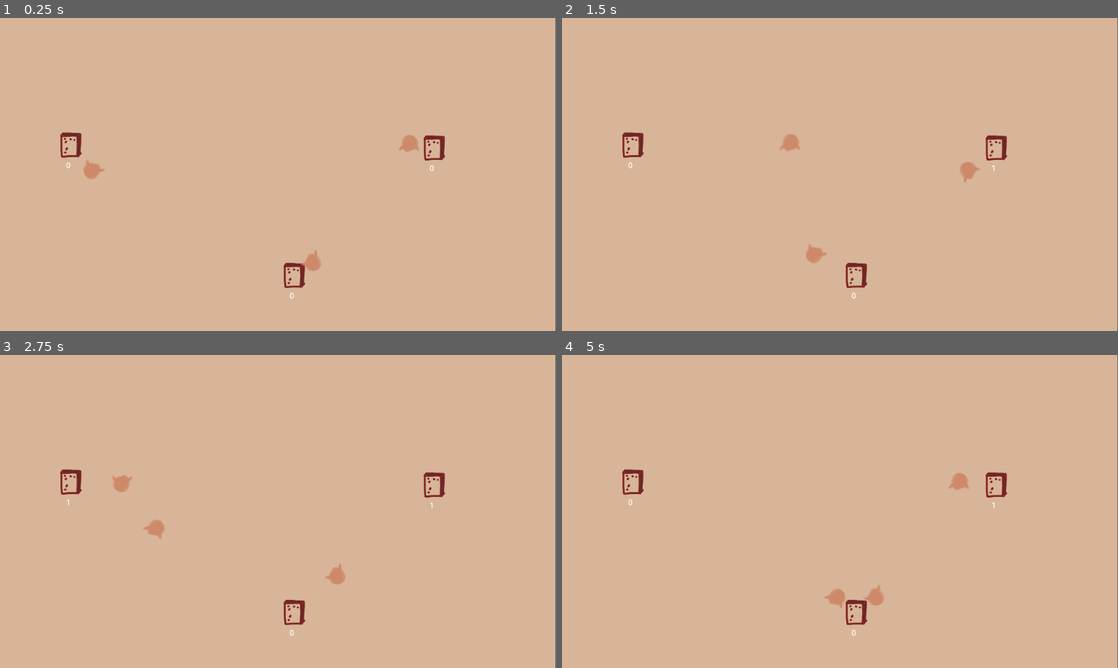
Above: before the commit, frames 1-4 (two rows, left to right).
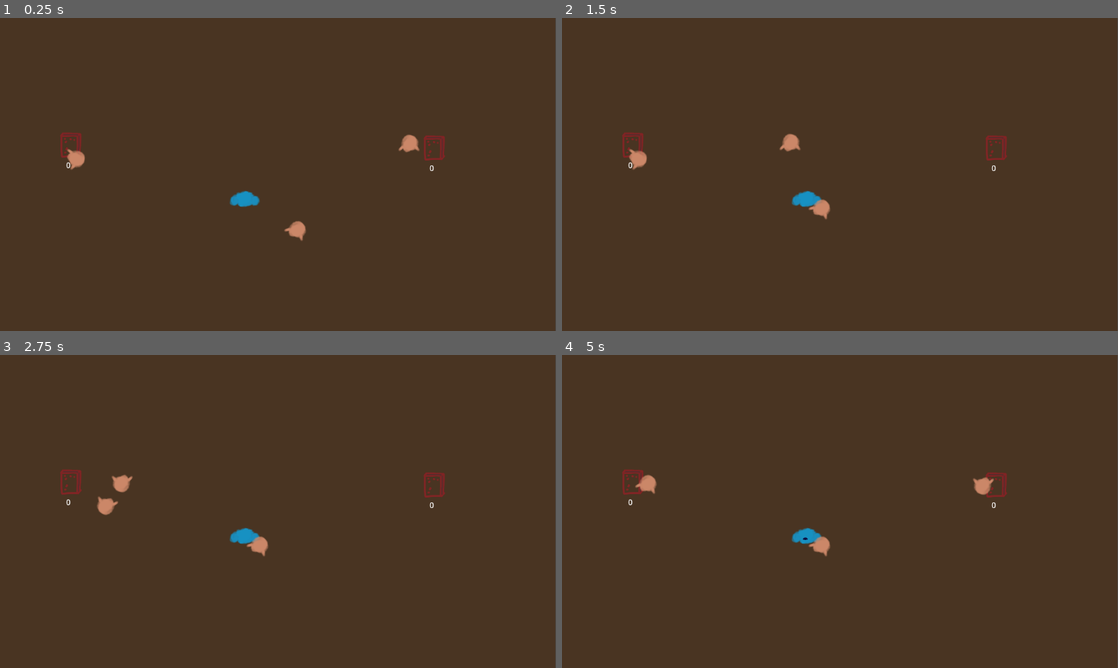
Above: after the commit, the same moments.

Repository: gp-it-be/chory
Game: Godot game, scene res://factory.tscn
The game is run twice, just before and just after one commit, with the same random seed, the same clock (stepped at 60 frames per second) and the same inputs.
Inputs:
- Up to frame 1 (0.25 s): no input
- Up to frame 2 (1.5 s): no input
- Up to frame 3 (2.75 s): no input
- Up to frame 4 (5 s): no input

The runs differ from the first frame. In frame 1, 100% of the frame differs, in the area x 0-100%, y 0-100%; in frame 2, 100%; in frame 3, 100%; in frame 4, 100%.

Commit message:
processor without recipe

Diff:
--- a/factory.gd
+++ b/factory.gd
@@ -3,12 +3,16 @@
 @onready var bin: Bin = $Objects/Bin1
 @onready var bin2: Bin = $Objects/Bin2
 @onready var bin3: Bin = $Objects/Bin3
+
+@onready var processor: Processor = $Objects/Processor
+
 @onready var human: Human = $Workers/Human
 @onready var human2: Human = $Workers/Human2
 @onready var human3: Human = $Workers/Human3
 
 
 func _ready() -> void:
-	human.give_task(bin.as_provider(), bin2.as_sink(), bin.as_position(), bin2.as_position())
-	human2.give_task(bin2.as_provider(), bin3.as_sink(), bin2.as_position(), bin3.as_position())
+	#human.give_task(bin.as_provider(), bin2.as_sink(), bin.as_position(), bin2.as_position())
+	human.give_task(bin.as_provider(), processor.as_sink(), bin.as_position(), processor.as_position())
+	human2.give_task(processor.as_provider(), bin3.as_sink(), processor.as_position(), bin3.as_position())
 	human3.give_task(bin3.as_provider(), bin.as_sink(), bin3.as_position(), bin.as_position())
--- a/factory.tscn
+++ b/factory.tscn
@@ -2,6 +2,7 @@
 
 [ext_resource type="Script" uid="uid://c3ptkgqng3bhe" path="res://factory.gd" id="1_qjjrk"]
 [ext_resource type="PackedScene" uid="uid://djpn06iha3lsn" path="res://machines/bin/bin.tscn" id="2_keyo3"]
+[ext_resource type="PackedScene" uid="uid://be0fwocc67ek1" path="res://machines/processor/processor.tscn" id="2_y1mhp"]
 [ext_resource type="PackedScene" uid="uid://c3nei1h8al2ba" path="res://workers/human/human.tscn" id="3_y1mhp"]
 
 [node name="Factory" type="Node2D" unique_id=329804466]
@@ -12,18 +13,19 @@
 [node name="ColorRect" type="ColorRect" parent="Floor" unique_id=404957917]
 offset_right = 1151.0
 offset_bottom = 650.0
-color = Color(0.8475407, 0.7107708, 0.5937839, 1)
+color = Color(0.28494582, 0.2046169, 0.1330407, 1)
 
 [node name="Objects" type="Node2D" parent="." unique_id=47912914]
+
+[node name="Processor" parent="Objects" unique_id=350878203 instance=ExtResource("2_y1mhp")]
+position = Vector2(508, 382)
 
 [node name="Bin1" parent="Objects" unique_id=1141987969 instance=ExtResource("2_keyo3")]
 position = Vector2(148, 261)
 
-[node name="Bin2" parent="Objects" unique_id=975766989 instance=ExtResource("2_keyo3")]
-position = Vector2(611, 531)
-
 [node name="Bin3" parent="Objects" unique_id=1922040310 instance=ExtResource("2_keyo3")]
 position = Vector2(901, 267)
+start_count = 1
 
 [node name="Workers" type="Node2D" parent="." unique_id=1776649459]
 
--- a/items/item_provider.gd
+++ b/items/item_provider.gd
@@ -17,6 +17,9 @@
 		return PickupResult.SUCCESS
 	return PickupResult.FAILED
 
+func item_count():
+	return _real_object.count()
+
 func wait_for_at_least_items_available(amount: int):
 	await _real_object.wait_for_at_least(amount)
 
@@ -26,6 +29,7 @@
 	var has = methods.any(func(dic:Dictionary): return dic["name"] == "try_take" and dic["args"][0]["type"] == typeof(1))
 
 	#TODO check the wait_for_at_least method
+	#TODO check the count method
 	##TODO extract the hasmethod
 
 	assert(has, "Does not respect the interface")
--- a/items/item_sink.gd
+++ b/items/item_sink.gd
@@ -7,6 +7,9 @@
 
 func deliver(type: Items.ItemType):
 	_real_object.add(1, type)
+
+func item_count():
+	return _real_object.count()
 
 static func wrap(object: Variant) -> ItemSink:
 	var sink = ItemSink.new()
@@ -24,9 +27,9 @@
 		if method["args"].size() != param_types.size(): continue
 		var params_match := true
 		for i in range(0,param_types.size()):
-			print(method["args"][i]["type"], " should equal ", param_types[i])
-			print(method["args"][i]["class_name"], " should equal ",param_type_class_names[i])
-			if method["args"][i]["type"] != param_types[i] or method["args"][i]["class_name"] != param_type_class_names[i] :
+			#print(method["args"][i]["type"], " should equal ", param_types[i])
+			#print(method["args"][i]["class_name"], " should equal ",param_type_class_names[i])
+			if method["args"][i]["type"] != param_types[i] or method["args"][i]["class_name"] != param_type_class_names[i]:
 				params_match = false
 		if not params_match: continue
 		return true
--- a/machines/bin/bin.gd
+++ b/machines/bin/bin.gd
@@ -3,15 +3,16 @@
 signal stock_changed(count:int)
 
 var _stock = Inventory.new()
+var _item_type := Items.ItemType.FOO
 
-var _item_type := Items.ItemType.FOO
+@export var start_count :int = 0
 
 func _ready() -> void:
 	_stock.stock_changed.connect(func(value):
 		stock_changed.emit(value)
 		$Debug.text = str(value)
 		)
-	_stock.add(1, _item_type)
+	_stock.add(start_count, _item_type)
 
 func as_provider():
 	return ItemProvider.wrap(_stock)
--- a/machines/processor/processor.gd
+++ b/machines/processor/processor.gd
@@ -1,14 +1,56 @@
 class_name Processor extends Node2D
 
+#These should not be used directly!
+var _input_pile = Inventory.new()
+var _output_pile = Inventory.new()
 
-var _input = ItemHolder.new()
-var _output = ItemHolder.new()
+var _input : ItemProvider = ItemProvider.wrap(_input_pile)
+var _output : ItemSink = ItemSink.wrap(_output_pile)
+
+@onready var processing: Node2D = $Processing
+
+var _waiting := false
+
+
+#TODO manier vinden om dit te doen werken zoals Working van human?
+func _process(delta: float) -> void:
+	if _waiting:
+		return
+
+	if _input.item_count() <= 0:
+		_waiting = true
+		await _input.wait_for_at_least_items_available(1)
+		_waiting = false
+		return
+
+	var result = _input.pickup(1)
+	if result == ItemProvider.PickupResult.FAILED: return
+
+	#actual processing
+	_waiting = true
+	$Processing/AnimationPlayer.play("process_item")
+	await get_tree().create_timer(3).timeout
+	_output.deliver(Items.ItemType.FOO) 	##TODO make it try_deliver. enkel bij success stoppen met wachten
+	$Processing/AnimationPlayer.play("RESET")
+	_waiting = false
 
 
 func _ready():
 	update_debug()
+	_input_pile.stock_changed.connect(func(_a): update_debug())
+	_output_pile.stock_changed.connect(func(_a): update_debug())
 
+#For the outside world, the input of the processor is where they can output the ingredients
+func as_sink():
+	return ItemSink.wrap(_input_pile)
+
+#For the outside world, the output of the processor is where they can take the produced items
+func as_provider():
+	return ItemProvider.wrap(_output_pile)
+
+func as_position():
+	return GlobalPosition.wrap(self)
 
 func update_debug():
-	$InputDebug.text = str(_input.count())
-	$OutDebug.text = str(_output.count())
+	$InputDebug.text = str(_input.item_count())
+	$OutputDebug.text = str(_output.item_count())
--- a/machines/processor/processor.tscn
+++ b/machines/processor/processor.tscn
@@ -2,6 +2,67 @@
 
 [ext_resource type="Script" uid="uid://bsftvv5invkl3" path="res://machines/processor/processor.gd" id="1_jwx4h"]
 [ext_resource type="Texture2D" uid="uid://dlfg8rv1svq2k" path="res://machines/processor/processor.png" id="2_67iyn"]
+
+[sub_resource type="Animation" id="Animation_jwx4h"]
+length = 0.001
+tracks/0/type = "value"
+tracks/0/imported = false
+tracks/0/enabled = true
+tracks/0/path = NodePath("Visual:position")
+tracks/0/interp = 1
+tracks/0/loop_wrap = true
+tracks/0/keys = {
+"times": PackedFloat32Array(0),
+"transitions": PackedFloat32Array(1),
+"update": 0,
+"values": [Vector2(-27, -0.9999981)]
+}
+tracks/1/type = "value"
+tracks/1/imported = false
+tracks/1/enabled = true
+tracks/1/path = NodePath("Visual:visible")
+tracks/1/interp = 1
+tracks/1/loop_wrap = true
+tracks/1/keys = {
+"times": PackedFloat32Array(0),
+"transitions": PackedFloat32Array(1),
+"update": 1,
+"values": [false]
+}
+
+[sub_resource type="Animation" id="Animation_67iyn"]
+resource_name = "process_item"
+length = 3.0
+tracks/0/type = "value"
+tracks/0/imported = false
+tracks/0/enabled = true
+tracks/0/path = NodePath("Visual:position")
+tracks/0/interp = 1
+tracks/0/loop_wrap = true
+tracks/0/keys = {
+"times": PackedFloat32Array(0, 3),
+"transitions": PackedFloat32Array(1, 1),
+"update": 0,
+"values": [Vector2(-29.999998, 0), Vector2(30, -1)]
+}
+tracks/1/type = "value"
+tracks/1/imported = false
+tracks/1/enabled = true
+tracks/1/path = NodePath("Visual:visible")
+tracks/1/interp = 1
+tracks/1/loop_wrap = true
+tracks/1/keys = {
+"times": PackedFloat32Array(0),
+"transitions": PackedFloat32Array(1),
+"update": 1,
+"values": [true]
+}
+
+[sub_resource type="AnimationLibrary" id="AnimationLibrary_xvxsb"]
+_data = {
+&"RESET": SubResource("Animation_jwx4h"),
+&"process_item": SubResource("Animation_67iyn")
+}
 
 [node name="Processor" type="Node2D" unique_id=350878203]
 script = ExtResource("1_jwx4h")
@@ -10,13 +71,27 @@
 texture = ExtResource("2_67iyn")
 
 [node name="InputDebug" type="Label" parent="." unique_id=211700975]
+visible = false
 offset_left = -73.0
 offset_top = -15.0
 offset_right = -33.0
 offset_bottom = 8.0
 
 [node name="OutputDebug" type="Label" parent="." unique_id=644314330]
+visible = false
 offset_left = 36.0
 offset_top = -16.0
 offset_right = 76.0
 offset_bottom = 7.0
+
+[node name="Processing" type="Node2D" parent="." unique_id=108169294]
+
+[node name="Visual" type="Sprite2D" parent="Processing" unique_id=1608110168]
+visible = false
+modulate = Color(0.5921569, 0.09411765, 0.3372549, 1)
+position = Vector2(-27, -0.9999981)
+scale = Vector2(0.16382745, 0.16382745)
+texture = ExtResource("2_67iyn")
+
+[node name="AnimationPlayer" type="AnimationPlayer" parent="Processing" unique_id=598888060]
+libraries/ = SubResource("AnimationLibrary_xvxsb")
--- a/workers/human/human.gd
+++ b/workers/human/human.gd
@@ -2,9 +2,7 @@
 
 
 var _state : HumanState
-
 var _inventory = Inventory.new()
-
 
 func _ready():
 	var states = [$Human/Idle, $Human/Working]
@@ -18,10 +16,8 @@
 	var task = MoveTask.new(from, to, from_position, to_position)
 	_state.give_task(task)
 
-
 func _process(delta: float) -> void:
 	_state.__process(delta)
-
 
 func transition_to_working(task: MoveTask):
 	print("transition to working")
@@ -35,7 +31,6 @@
 	print("transition to idle")
 	_state = $Human/Idle
 
-
 class MoveTask:
 	var from: ItemProvider
 	var to: ItemSink
Binary file changed: machines/processor/processor.png
Not shown, changed: machines/processor/processor.png~
